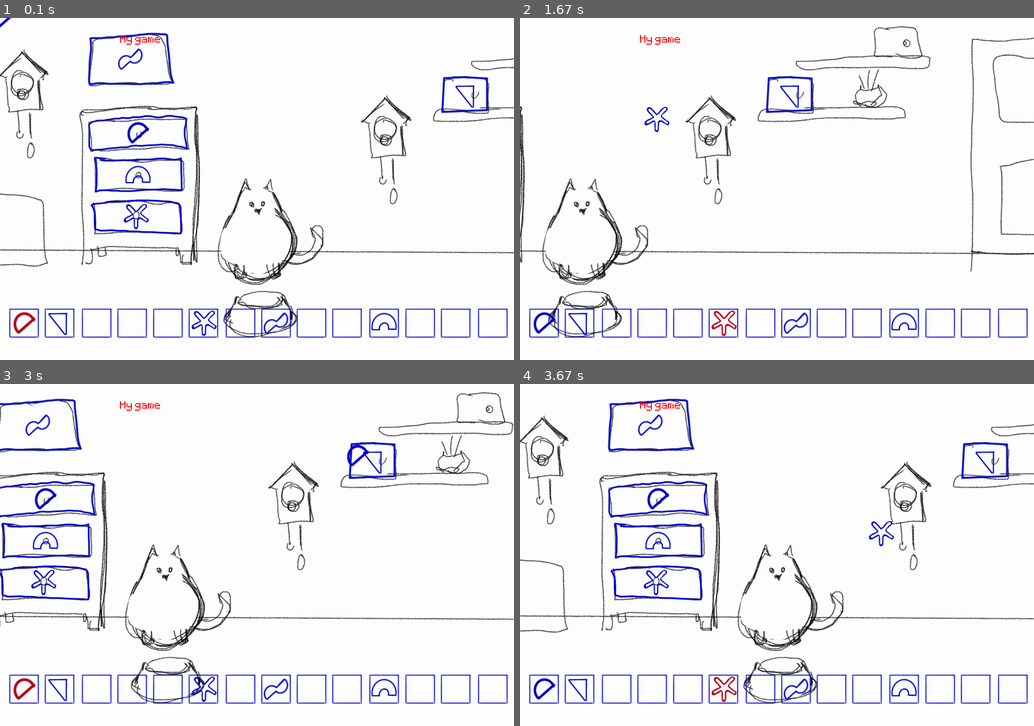
Above: before the commit, frames 1-4 (two rows, left to right).
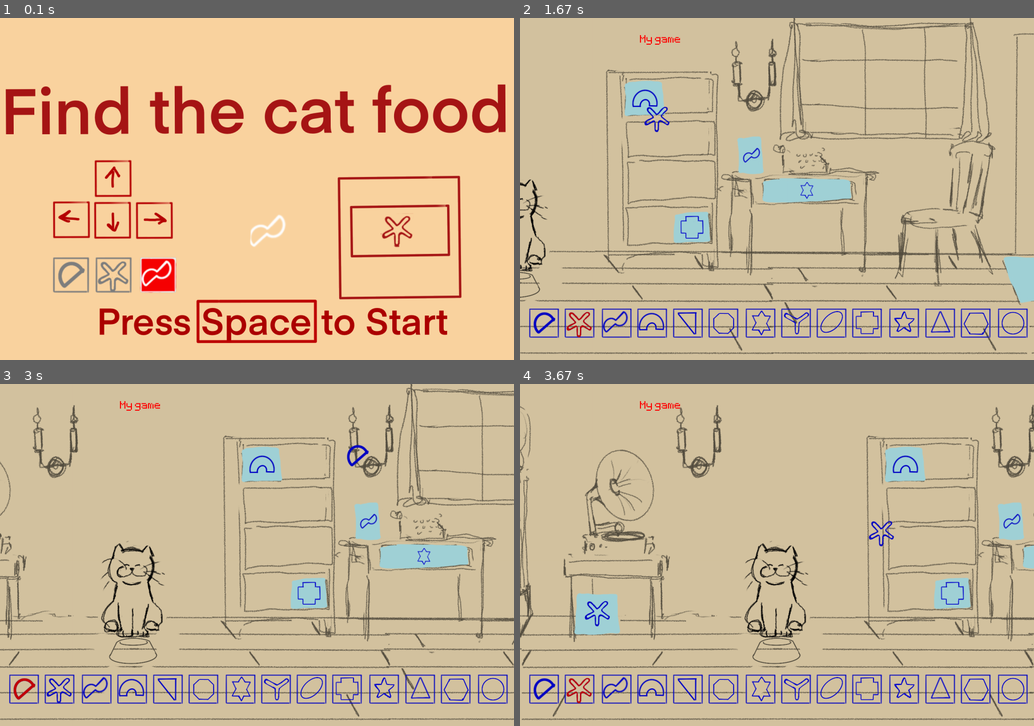
Above: after the commit, the same moments.

Repository: Bchan1999/Feed-The-Cat-PyGame
Game: pygame game, started from window.py
The game is run twice, just before and just after one commit, with the same random seed, the same clock (stepped at 60 frames per second) and the same inputs.
Inputs (mouse positions are in pixels of both pictures, inside the frame that each line leads up to):
- Up to frame 1 (0.1 s): no input
- Up to frame 2 (1.67 s): tap Space at 0.33 s; hold Right 0.67-1.13 s; move the mouse to (828, 264) at 0.7 s; hold Up 1.17-1.47 s; move the mouse to (823, 100) at 1.2 s; hold Right from 1.5 s (still down); move the mouse to (658, 120) at 1.53 s
- Up to frame 3 (3 s): release Right at 1.97 s; hold Left 2-2.53 s; move the mouse to (149, 500) at 2.03 s; hold Down 2.57-2.87 s; move the mouse to (82, 520) at 2.6 s; hold Left from 2.9 s (still down); move the mouse to (359, 455) at 2.93 s
- Up to frame 4 (3.67 s): release Left at 3.3 s; hold Up from 3.33 s (still down); move the mouse to (879, 534) at 3.37 s

The runs differ from the first frame. In frame 1, 100% of the frame differs, in the area x 0-100%, y 0-100%; in frame 2, 99%; in frame 3, 99%; in frame 4, 99%.

Commit message:
Door and key images and way to win game

Diff:
--- a/Door.py
+++ b/Door.py
@@ -2,7 +2,7 @@
 
 
 class Door:
-    def __init__(self, x, screen, rectx, recty, closedImg, openImg):
+    def __init__(self, x, screen, rectx, recty, closedImg, openImg, catFoodFile=''):
         self.closed = pygame.image.load(closedImg).convert_alpha()
         self.open = pygame.image.load(openImg).convert_alpha()
         self.rect = self.closed.get_rect(center=(rectx, recty))
@@ -10,8 +10,13 @@
         self.rectB = self.open.get_rect(center=(rectx, recty))
         self.maskB = pygame.mask.from_surface(self.open)
         self.flag = False
+        self.foodFlag = False
+        self.isWin = False
         self.screen = screen
         self.x = x
+        if catFoodFile != '':
+            self.catFoodFile = pygame.image.load(catFoodFile).convert_alpha()
+            self.foodFlag = True
 
     def draw(self):
         if self.flag:
@@ -27,3 +32,9 @@
 
     def changeXandYB(self, rectx):
         self.rect = self.open.get_rect(center=(rectx, 500))
+
+    def isCatFood(self):
+        self.isWin = True
+
+    def drawCatFood(self):
+        self.screen.blit(self.catFoodFile, self.rect)
--- /dev/null
+++ b/GameState.py
@@ -0,0 +1 @@
+class GameState ():
--- a/window.py
+++ b/window.py
@@ -4,9 +4,16 @@
 from Door import *
 from Key import *
 from Player import *
+import random
+import time
 
 # starts pygmae and instantiates all libraries
-
+pygame.mixer.init(48000, -16, 1, 1024)
+
+openSound = pygame.mixer.Sound('Sounds/openDoor.mp3')
+invalidSound = pygame.mixer.Sound('Sounds/invalidDoor.mp3')
+theme = pygame.mixer.Sound('Sounds/theme.mp3')
+scare = pygame.mixer.Sound('Sounds/jumpscare.mp3')
 
 pygame.init()
 screen = pygame.display.set_mode((1500, 1000))
@@ -15,11 +22,24 @@
 test_font = pygame.font.Font('font/Pixeltype.ttf', 50)
 
 # conver() helps game run faster
-cat_surface = pygame.image.load('graphics/cat.png').convert()
+cat_surface = pygame.image.load('graphics/room.PNG').convert_alpha()
 # ground_surface = pygame.image.load('graphics/ground.png').convert()
 text_surface = test_font.render('My game', False, 'Red')
 keyUI = pygame.image.load('graphics/UI.png').convert_alpha()
 
+l1 = pygame.image.load('graphics/Start_Screen/L1.png').convert_alpha()
+l2 = pygame.image.load('graphics/Start_Screen/L2.png').convert_alpha()
+l3 = pygame.image.load('graphics/Start_Screen/L3.png').convert_alpha()
+l4 = pygame.image.load('graphics/Start_Screen/L4.png').convert_alpha()
+l5 = pygame.image.load('graphics/Start_Screen/L5.png').convert_alpha()
+l6 = pygame.image.load('graphics/Start_Screen/L6.png').convert_alpha()
+l7 = pygame.image.load('graphics/Start_Screen/L7.png').convert_alpha()
+l8 = pygame.image.load('graphics/Start_Screen/L8.png').convert_alpha()
+lbackground = pygame.image.load(
+    'graphics/Start_Screen/Background.png').convert_alpha()
+
+lose = pygame.image.load('graphics/lose/lose.png').convert_alpha()
+win = pygame.image.load('graphics/win/win.png').convert_alpha()
 
 # Variables
 screen_pos = -1500
@@ -33,7 +53,7 @@
 rect_change = 0
 keyflag = False
 doorOpen = True
-doorlen = 5
+doorlen = 14
 x = 1
 
 doorlist = []
@@ -45,6 +65,8 @@
 
 rflag = False
 lflag = False
+
+resetTimer = True
 
 # state
 keyState = 0
@@ -53,25 +75,36 @@
 # x variable defines how many doors need to be loaded into the game
 # A is closed door
 # B is open door
-while (x <= doorlen):
-    file = 'graphics/Doors/Door' + str(x) + 'A.png'
-    fileB = 'graphics/Doors/Door' + str(x) + 'B.png'
-    door = Door(x, screen, rectx, recty, file, fileB)
-    doorlist.append(door)
-
-    keyFile = 'graphics/Keys/Key' + str(x) + '.png'
-    keyHighlightFile = 'graphics/Keys/Key' + str(x) + 'H.png'
-    key = Key(x, screen, keyFile, keyHighlightFile, rectx, recty)
-    keyList.append(key)
-
-    mouseFile = 'graphics/MouseKeys/Key' + str(x) + '.png'
-    player = Player(x, mouseFile, screen)
-    mouseKeys.append(player)
-    x += 1
+
+
+t0 = time.time()
+
+
+def loadFile():
+    global x
+    rand = random.randint(1, 14)  # decides which door has cat food
+    print(rand)
+    while (x <= doorlen):
+        catFoodFile = ''
+        file = 'graphics/Doors/Door' + str(x) + 'A.png'
+        fileB = 'graphics/Doors/Door' + str(x) + 'B.png'
+        if x == rand:
+            catFoodFile = 'graphics/Doors/Door' + str(x) + 'BFood.png'
+        door = Door(x, screen, rectx, recty, file, fileB, catFoodFile)
+        doorlist.append(door)
+
+        keyFile = 'graphics/Keys/Key' + str(x) + '.png'
+        keyHighlightFile = 'graphics/Keys/Key' + str(x) + 'H.png'
+        key = Key(x, screen, keyFile, keyHighlightFile, rectx, recty)
+        keyList.append(key)
+
+        mouseFile = 'graphics/MouseKeys/Key' + str(x) + '.png'
+        player = Player(x, mouseFile, screen)
+        mouseKeys.append(player)
+        x += 1
 
 
 def addSpeed():
-    print('yes')
     global screen_pos, rectx
     screen_pos += screen_change
     rectx += rect_change
@@ -79,107 +112,201 @@
         i.changeXandY(rectx)
 
 
+soundState = True
+gameState = 1
+loadFile()
 # will never be false and must be broken from the inside
 while True:
-    for event in pygame.event.get():
-        if event.type == pygame.QUIT:
-            pygame.quit()
-            exit()  # this also closes the while loop
-
-        keys = pygame.key.get_pressed()
-
-        if event.type == pygame.KEYDOWN:
-            if event.key == pygame.K_RIGHT:
-                keyflag = True
-                rflag = True
-                lflag = False
-                screen_change = -15
-                rect_change = -15
-            elif event.key == pygame.K_LEFT:
-                keyflag = True
-                rflag = False
-                lflag = True
-                screen_change = 15
-                rect_change = 15
-            if event.key == pygame.K_UP:
-                if (len(mouseKeys) - 1 == keyState):
-                    keyState = 0
+    t1 = time.time()
+    # calculate the difference, i.e. the time elapsed
+    seconds = t1 - t0
+    if gameState == 0:
+        if soundState:
+            pygame.mixer.Sound.play(theme)
+            soundState = False
+        for event in pygame.event.get():
+            if event.type == pygame.QUIT:
+                pygame.quit()
+                exit()  # this also closes the while loop
+
+            keys = pygame.key.get_pressed()
+
+            if event.type == pygame.KEYDOWN:
+                if event.key == pygame.K_RIGHT:
+                    keyflag = True
+                    rflag = True
+                    lflag = False
+                    screen_change = -20
+                    rect_change = -20
+                elif event.key == pygame.K_LEFT:
+                    keyflag = True
+                    rflag = False
+                    lflag = True
+                    screen_change = 20
+                    rect_change = 20
+                if event.key == pygame.K_UP:
+                    if (len(mouseKeys) - 1 == keyState):
+                        keyState = 0
+                    else:
+                        keyState += 1
+
+            if event.type == pygame.KEYUP:
+                if event.key == pygame.K_RIGHT:
+                    screen_change = 0
+                    rect_change = 0
+                    keyflag = False
+                    rflag = False
+                    lflag = False
+                elif event.key == pygame.K_LEFT:
+                    screen_change = 0
+                    rect_change = 0
+                    keyflag = False
+                    rflag = False
+                    lflag = False
+                if event.key == pygame.K_DOWN:
+
+                    if (keyState == 0):
+                        keyState = len(mouseKeys) - 1
+                    else:
+                        keyState -= 1
+
+            if event.type == pygame.MOUSEBUTTONUP:
+                posClick = 0
+            if event.type == pygame.MOUSEBUTTONDOWN:
+                posClick = pygame.mouse.get_pos()
+
+        if keyflag == True:
+            if (screen_pos <= screenLeftMax and screen_pos >= screenRightMax):
+                addSpeed()
+            elif (screen_pos >= screenLeftMax and rflag == True):
+                addSpeed()
+            elif (screen_pos <= screenRightMax and lflag == True):
+                addSpeed()
+
+        pos = pygame.mouse.get_pos()
+
+        screen.blit(cat_surface, (screen_pos, 0))  # block image transfer
+
+        if seconds > 30:
+            pygame.mixer.Sound.stop(theme)
+            pygame.mixer.Sound.play(scare)
+            gameState = 2
+
+        # collision
+
+        for i in doorlist:
+            # pos_in_mask = pos[0] - i.rect.x, pos[1] - i.rect.y
+            # touching = i.rect.collidepoint(*pos) and i.mask.get_at(pos_in_mask)
+            # if touching and pos == posClick:
+            #
+            i.draw()
+            # print(keyState)
+            if i.isWin == True and i.flag == True:
+                pygame.mixer.Sound.stop(theme)
+
+                if (resetTimer):
+                    start_ticks = pygame.time.get_ticks()  # starter tick
+                    resetTimer = False
+                doneSec = (pygame.time.get_ticks()-start_ticks) / \
+                    1000  # calculate how many seconds
+                i.drawCatFood()
+                print(doneSec)
+                if doneSec > 2:
+                    gameState = 3
+
+            offsetX = i.rect.x - mouseKeys[keyState].keyRect.left
+            offsetY = i.rect.y - mouseKeys[keyState].keyRect.top
+            if mouseKeys[keyState].mask.overlap(i.mask, (offsetX, offsetY)) and pos == posClick:
+                if mouseKeys[keyState].x == i.x:
+                    if i.foodFlag:
+                        i.isCatFood()
+                    pygame.mixer.Sound.play(openSound)
+                    i.setFlag(True)
+                    mouseKeys.pop(keyState)
+                    leng = len(mouseKeys)
+                    keyList.pop(keyState)
+                    if (leng == keyState):
+                        keyState -= 1
                 else:
-                    keyState += 1
-                print(keyState)
-        if event.type == pygame.KEYUP:
-            if event.key == pygame.K_RIGHT:
-                screen_change = 0
-                rect_change = 0
-                keyflag = False
-                rflag = False
-                lflag = False
-            elif event.key == pygame.K_LEFT:
-                screen_change = 0
-                rect_change = 0
-                keyflag = False
-                rflag = False
-                lflag = False
-            if event.key == pygame.K_DOWN:
-                if (keyState == 0):
-                    keyState = len(mouseKeys) - 1
-                else:
-                    keyState -= 1
-                print(keyState)
-        if event.type == pygame.MOUSEBUTTONUP:
-            posClick = 0
-        if event.type == pygame.MOUSEBUTTONDOWN:
-            posClick = pygame.mouse.get_pos()
-
-    if keyflag == True:
-        if (screen_pos <= screenLeftMax and screen_pos >= screenRightMax):
-            addSpeed()
-        elif (screen_pos >= screenLeftMax and rflag == True):
-            addSpeed()
-        elif (screen_pos <= screenRightMax and lflag == True):
-            addSpeed()
-
-    pos = pygame.mouse.get_pos()
-
-    screen.blit(cat_surface, (screen_pos, 0))  # block image transfer
-
-    # collision
-    for i in doorlist:
-        # pos_in_mask = pos[0] - i.rect.x, pos[1] - i.rect.y
-        # touching = i.rect.collidepoint(*pos) and i.mask.get_at(pos_in_mask)
-        # if touching and pos == posClick:
-        #
-        i.draw()
-        print(keyState)
-        offsetX = i.rect.x - mouseKeys[keyState].keyRect.left
-        offsetY = i.rect.y - mouseKeys[keyState].keyRect.top
-        if mouseKeys[keyState].mask.overlap(i.mask, (offsetX, offsetY)) and pos == posClick:
-            if mouseKeys[keyState].x == i.x:
-                i.setFlag(True)
-                mouseKeys.pop(keyState)
-                keyList.pop(keyState)
-                if (len(mouseKeys) == keyState):
-                    keyState -= 1
-                elif (keyState == 0):
-                    keyState += 1
-                else:
-                    keyState += 1
-
-    screen.blit(text_surface, (350, 50))
-    screen.blit(keyUI, (0, 0))
-    print(len(mouseKeys))
-    mouseKeys[keyState].draw()
-
-    for j in keyList:
-        j.draw()
-
-    keyList[keyState].drawHighlight()
-
-    # collision
-
-    # hides mouse cursor
-    pygame.mouse.set_cursor(
-        (8, 8), (0, 0), (0, 0, 0, 0, 0, 0, 0, 0), (0, 0, 0, 0, 0, 0, 0, 0))
-
+                    pygame.mixer.Sound.play(invalidSound)
+
+        screen.blit(text_surface, (350, 50))
+        screen.blit(keyUI, (0, 0))
+        mouseKeys[keyState].draw()
+
+        for j in keyList:
+            j.draw()
+
+        keyList[keyState].drawHighlight()
+
+        # collision
+
+        # hides mouse cursor
+        pygame.mouse.set_cursor(
+            (8, 8), (0, 0), (0, 0, 0, 0, 0, 0, 0, 0), (0, 0, 0, 0, 0, 0, 0, 0))
+    elif gameState == 1:
+        # calculate the time since some reference point (here the Unix Epoch)
+
+        screen.blit(lbackground, (0, 0))
+        for event in pygame.event.get():
+            if event.type == pygame.QUIT:
+                pygame.quit()
+                exit()  # this also closes the while loop
+            if event.type == pygame.KEYDOWN:
+                if event.key == pygame.K_SPACE:
+                    gameState = 0
+
+        # beginning scene animation
+        if seconds < 0.5:
+            screen.blit(l1, (0, 0))
+        elif seconds < 1 and seconds > 0.5:
+            screen.blit(l2, (0, 0))
+        elif seconds < 1.5 and seconds > 1:
+            screen.blit(l3, (0, 0))
+        elif seconds < 2 and seconds > 1.5:
+            screen.blit(l4, (0, 0))
+        elif seconds < 2.5 and seconds > 2:
+            screen.blit(l5, (0, 0))
+        elif seconds < 3 and seconds > 2.5:
+            screen.blit(l6, (0, 0))
+        elif seconds < 3.5 and seconds > 3:
+            screen.blit(l7, (0, 0))
+        elif seconds < 5 and seconds > 3.5:
+            screen.blit(l8, (0, 0))
+        elif seconds < 5.5 and seconds > 5:
+            screen.blit(l8, (0, 0))
+            t0 = t1
+    elif gameState == 2:
+        screen.blit(lose, (0, 0))
+        for event in pygame.event.get():
+            if event.type == pygame.QUIT:
+                pygame.quit()
+                exit()  # this also closes the while loop
+            if event.type == pygame.KEYDOWN:
+                if event.key == pygame.K_SPACE:
+                    doorlist = []
+                    keyList = []
+                    mouseKeys = []
+                    gameState = 0
+                    t0 = t1
+                    x = 1
+                    soundState = True
+                    loadFile()
+    elif gameState == 3:  # gameOver State
+        screen.blit(win, (0, 0))
+        for event in pygame.event.get():
+            if event.type == pygame.QUIT:
+                pygame.quit()
+                exit()  # this also closes the while loop
+            if event.type == pygame.KEYDOWN:
+                if event.key == pygame.K_SPACE:
+                    doorlist = []
+                    keyList = []
+                    mouseKeys = []
+                    gameState = 0
+                    t0 = t1
+                    x = 1
+                    soundState = True
+                    loadFile()
     pygame.display.update()
     clock.tick(60)  # constant frame rate
Binary file added: graphics/Doors/Background.PNG
Binary file added: graphics/Doors/Door10A.PNG
Binary file added: graphics/Doors/Door10B.PNG
Binary file added: graphics/Doors/Door10BFood.PNG
Binary file added: graphics/Doors/Door11A.PNG
Binary file added: graphics/Doors/Door11B.PNG
Binary file added: graphics/Doors/Door11BFood.PNG
Binary file added: graphics/Doors/Door12A.png
Binary file added: graphics/Doors/Door12B.png
Binary file added: graphics/Doors/Door12BFood.PNG
Binary file added: graphics/Doors/Door13A.PNG
Binary file added: graphics/Doors/Door13B.PNG
(and 133 more such lines)
